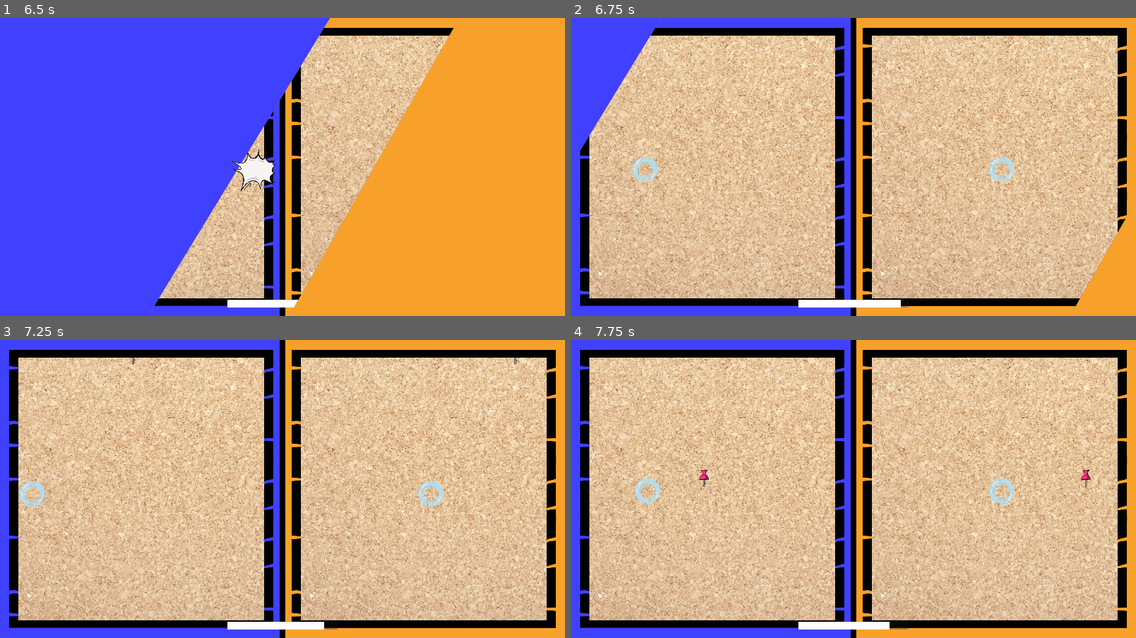
Above: before the commit, frames 1-4 (two rows, left to right).
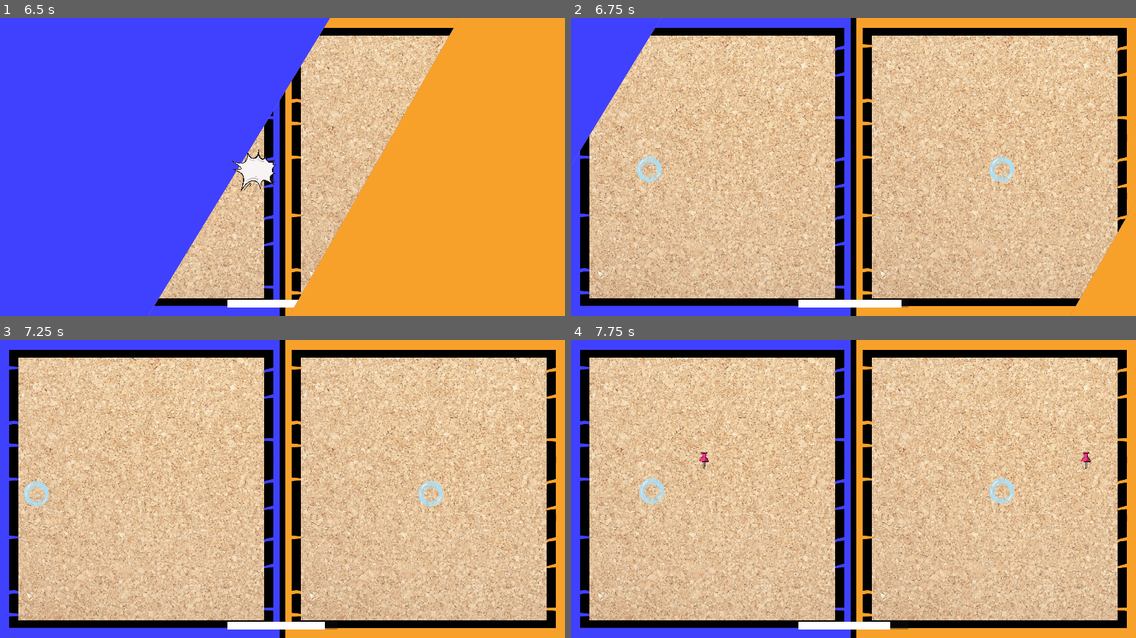
Above: after the commit, the same moments.

Repository: pablo4licante/gamejam-25
Game: Godot game, scene res://escenas/managers/main.tscn
Same seed, same stepped clock (60 frames per second), same inputs: the game is played once before the commit and once after it.
Inputs:
- Up to frame 1 (6.5 s): tap Enter at 0.5, 2 s; hold D (1_right) 0.53-2.03 s; tap W (1_up) at 0.77, 1.52, 3.02, 3.77, 4.52, 6.02 s; tap Space at 1.25 s; hold A (1_left) 2.03-2.78 s; hold D (1_right) 2.78-4.28 s; hold A (1_left) 4.28-5.03 s; hold D (1_right) 5.03-5.78 s; hold A (1_left) from 5.78 s (still down)
- Up to frame 2 (6.75 s): keep holding A (1_left)
- Up to frame 3 (7.25 s): keep holding A (1_left); tap W (1_up) at 6.77 s
- Up to frame 4 (7.75 s): release A (1_left) at 7.28 s; hold D (1_right) from 7.28 s (still down); tap W (1_up) at 7.52 s

Frame 1 is identical in both runs. In frame 2, 0.2% of the frame differs, in the area x 10-59%, y 46-98%; in frame 3, 0.3%; in frame 4, 0.4%, in the area x 11-92%, y 37-98%.

Commit message:
transicion rapido

Diff:
--- a/escenas/managers/main.gd
+++ b/escenas/managers/main.gd
@@ -34,6 +34,7 @@
 
 var TIEMPO_JUEGO = 10.0
 var TIEMPO_TRANSICION = 6.0
+var TIEMPO_TRANSICION_O = 6.0
 
 var nivel_actual = ""
 var nivel_seleccionado = ""
@@ -285,6 +286,9 @@
 	for key in sound_links:
 		sound_links[key] = sounds[sound_links[key]]
 
+var loading_next = false
+var contador_buff = 0.5
+
 # Called every frame. 'delta' is the elapsed time since the previous frame.
 func _process(delta: float) -> void:
 	if empezado:
@@ -302,6 +306,7 @@
 			ui_contador_juego.visible = false
 			empezado = false
 			contador_carga = TIEMPO_TRANSICION
+			contador_buff = 0.5
 			nivel_actual = ""
 			nivel_seleccionado = ""
 
@@ -321,24 +326,35 @@
 				ui_resultado.text = "Empate!";
 
 		else:
+			contador_buff -= 1 * delta
 			contador_carga -= 1 * delta
-			if contador_carga < 4:
-				ui_transicion.play()
-				ui_transicion.visible = true
+
+			actualizar_vidas()
+			if contador_buff <= 0 and contador_carga < 4:
+				if not loading_next:
+					print(TIEMPO_TRANSICION_O/TIEMPO_TRANSICION)
+					ui_transicion.speed(TIEMPO_TRANSICION_O/TIEMPO_TRANSICION)
+					ui_transicion.play()
+					loading_next = true
+
+				if loading_next:
+					if ui_transicion.playing():
+						ui_panel_juego.visible = false
+						ui_panel_vidas.visible = true
+						ui_transicion.visible = true
+					else:
+						contador_carga = 0
+						loading_next = false
+						ui_panel_juego.visible = true
+						ui_panel_vidas.visible = false
+						nivel_seleccionado = seleccionar_nivel()
+						nivel_ultimo = nivel_seleccionado
+						cargar_nivel(nivel_seleccionado)
+						print("Nuevo nivel seleccionado: ", nivel_seleccionado)
 			else:
-				ui_transicion.visible = false
-
-			if contador_carga > 0:
-				actualizar_vidas()
 				ui_panel_juego.visible = false
 				ui_panel_vidas.visible = true
-			else:
-				ui_panel_juego.visible = true
-				ui_panel_vidas.visible = false
-				nivel_seleccionado = seleccionar_nivel()
-				nivel_ultimo = nivel_seleccionado
-				cargar_nivel(nivel_seleccionado)
-				print("Nuevo nivel seleccionado: ", nivel_seleccionado)
+				ui_transicion.visible = false
 
 	if empezado or nivel_actual == nivel_seleccionado:
 		return
--- a/escenas/ui/transicion_guapa.gd
+++ b/escenas/ui/transicion_guapa.gd
@@ -1,6 +1,12 @@
 extends Node2D
 
 @onready var anim_player : AnimationPlayer = $AnimationPlayer
+
+func speed(mult) -> void:
+	anim_player.speed_scale = mult
+
+func playing() -> bool:
+	return anim_player.current_animation_position < 4
 
 func play() -> void:
 	anim_player.play("count")
